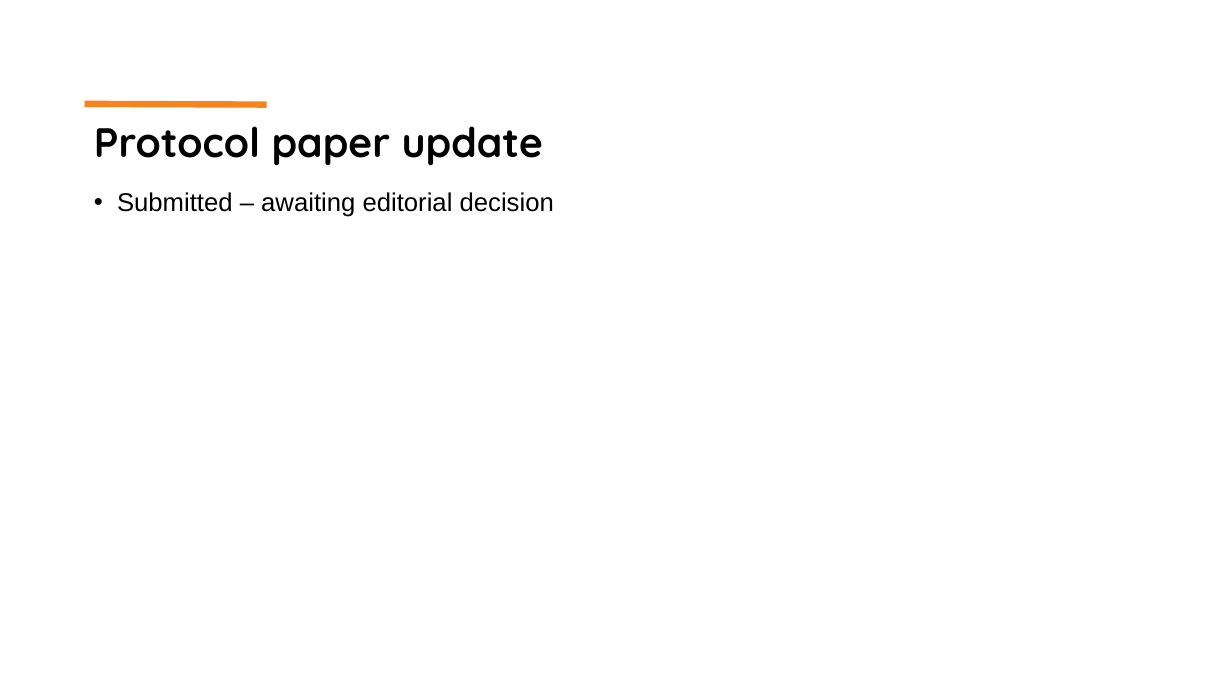
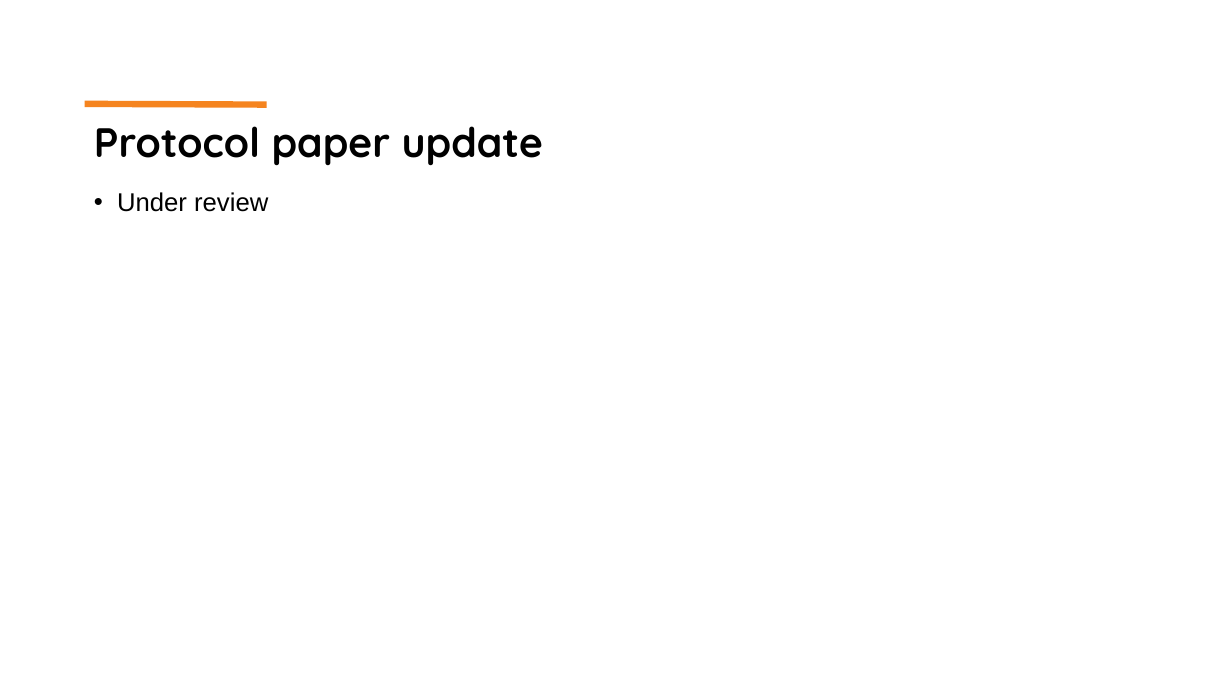
Before and after one commit to martingerdin/advance-trauma-trial, a slide deck: slide 10 of meetings/20251006/presentation.pptx. Drawn at 1232x693 pixels with LibreOffice and Linux fonts; fonts in the diff are those of the drawing. Boxes give left, top, right and bottom in pixels: in the first picture for what was removed or moved away, otherwise in the second. Text is boxed around its words. In the diff, an @@ line names an element or a change of style, - is before the commit and + after.

Commit message:
Add presentation from meeting on October 6, 2025

```diff
--- a/meetings/20251006/presentation.pptx
+++ b/meetings/20251006/presentation.pptx
@@ text at (117,192,268,212): text changed @@
-• Submitted – awaiting editorial decision
+• Under review
```
